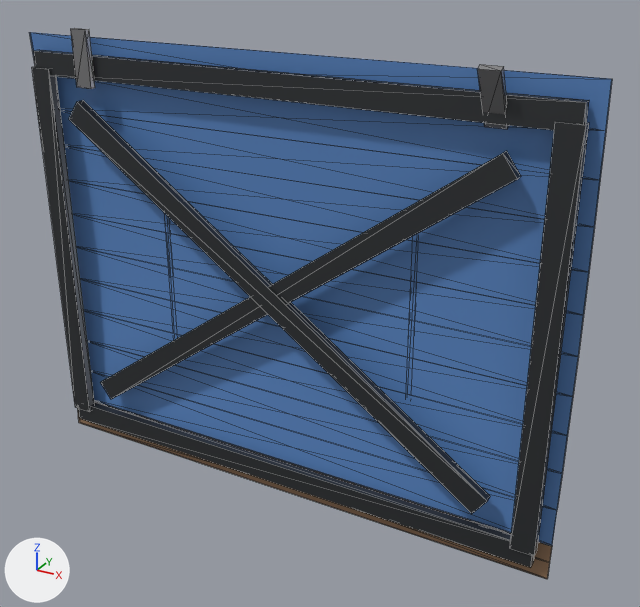
Two versions of the glTF model assets/models/items/car_bonnet.glb, one commit apart.
One viewpoint serves both versions: a 50 mm camera at (0.915, -1.479, 0.739) aimed at (0.091, 0.019, -0.01). The axes (+X, +Y, +Z) are drawn at lower left. The lights are the same throughout. The picture after the commit comes second. Mesh edges are drawn as thin lines. Vertices at exactly the same position are counted once.

Names of what the first picture shows: 'body'.
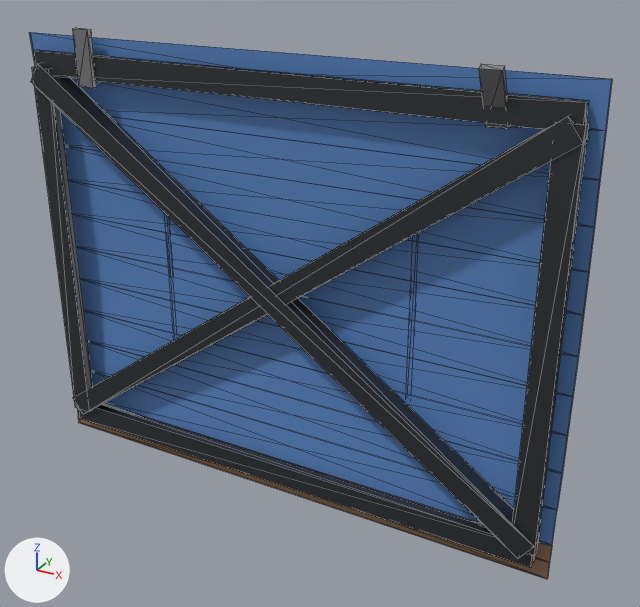
Commit message: car_door and car_bonnet hold together: off the detached list

Edits to the bpy script that builds the scene:
```text
Change me_body:
    used by ob_body; location = (0.0, 0.0, 0.0)
    remove me_body.from_pydata(...)  # 136 vertices, 230 faces; spans x -0.63..0.63, y -0.068..0.025, z -0.5..0.52
    add me_body.from_pydata(...)  # 136 vertices, 230 faces; spans x -0.63..0.63, y -0.062..0.025, z -0.5..0.52
    me_body part 1
    me_body.vertices[72].co: (-0.474, -0.015, -0.369) -> (-0.576, 0.005, -0.442)  # pixel (116, 395) -> not seen
    me_body.vertices[73].co: (-0.474, -0.035, -0.369) -> (-0.576, -0.035, -0.442)  # pixel (110, 399) -> pixel (83, 414)
    me_body.vertices[74].co: (-0.503, -0.015, -0.328) -> (-0.605, 0.005, -0.401)  # pixel (105, 378) -> not seen
    me_body.vertices[75].co: (-0.503, -0.035, -0.328) -> (-0.605, -0.035, -0.401)  # pixel (100, 382) -> pixel (72, 397)
    me_body.vertices[76].co: (0.503, -0.015, 0.328) -> (0.605, 0.005, 0.401)  # pixel (521, 176) -> pixel (589, 138)
    me_body.vertices[77].co: (0.503, -0.035, 0.328) -> (0.605, -0.035, 0.401)  # pixel (517, 179) -> pixel (583, 143)
    me_body.vertices[78].co: (0.474, -0.015, 0.369) -> (0.576, 0.005, 0.442)  # pixel (506, 150) -> not seen
    me_body.vertices[79].co: (0.474, -0.035, 0.369) -> (0.576, -0.035, 0.442)  # pixel (502, 153) -> pixel (567, 116)
    me_body part 2
    me_body.vertices[80].co: (-0.503, -0.021, 0.328) -> (-0.605, 0.005, 0.401)
    me_body.vertices[81].co: (-0.503, -0.041, 0.328) -> (-0.605, -0.041, 0.401)  # pixel (68, 119) -> pixel (30, 81)
    me_body.vertices[82].co: (-0.474, -0.021, 0.369) -> (-0.576, 0.005, 0.442)  # pixel (83, 100) -> not seen
    me_body.vertices[83].co: (-0.474, -0.041, 0.369) -> (-0.576, -0.041, 0.442)  # pixel (76, 101) -> pixel (37, 63)
    me_body.vertices[84].co: (0.474, -0.021, -0.369) -> (0.576, 0.005, -0.442)
    me_body.vertices[85].co: (0.474, -0.041, -0.369) -> (0.576, -0.041, -0.442)  # pixel (471, 513) -> pixel (517, 558)
    me_body.vertices[86].co: (0.503, -0.021, -0.328) -> (0.605, 0.005, -0.401)  # pixel (490, 496) -> pixel (540, 534)
    me_body.vertices[87].co: (0.503, -0.041, -0.328) -> (0.605, -0.041, -0.401)  # pixel (487, 501) -> pixel (534, 546)
    other edits to the shape of me_body do not show in these pictures
```

What differs and where, as boxes (x1, y1, x2, y2) in the pictures (640 x 607 px; the box of a moved part takes in the faces that stretch with it):
part 1 of me_body, moved or reshaped: before (101, 151, 521, 399); after (73, 116, 589, 414)
part 2 of me_body, moved or reshaped: before (69, 100, 490, 514); after (31, 63, 540, 558)
